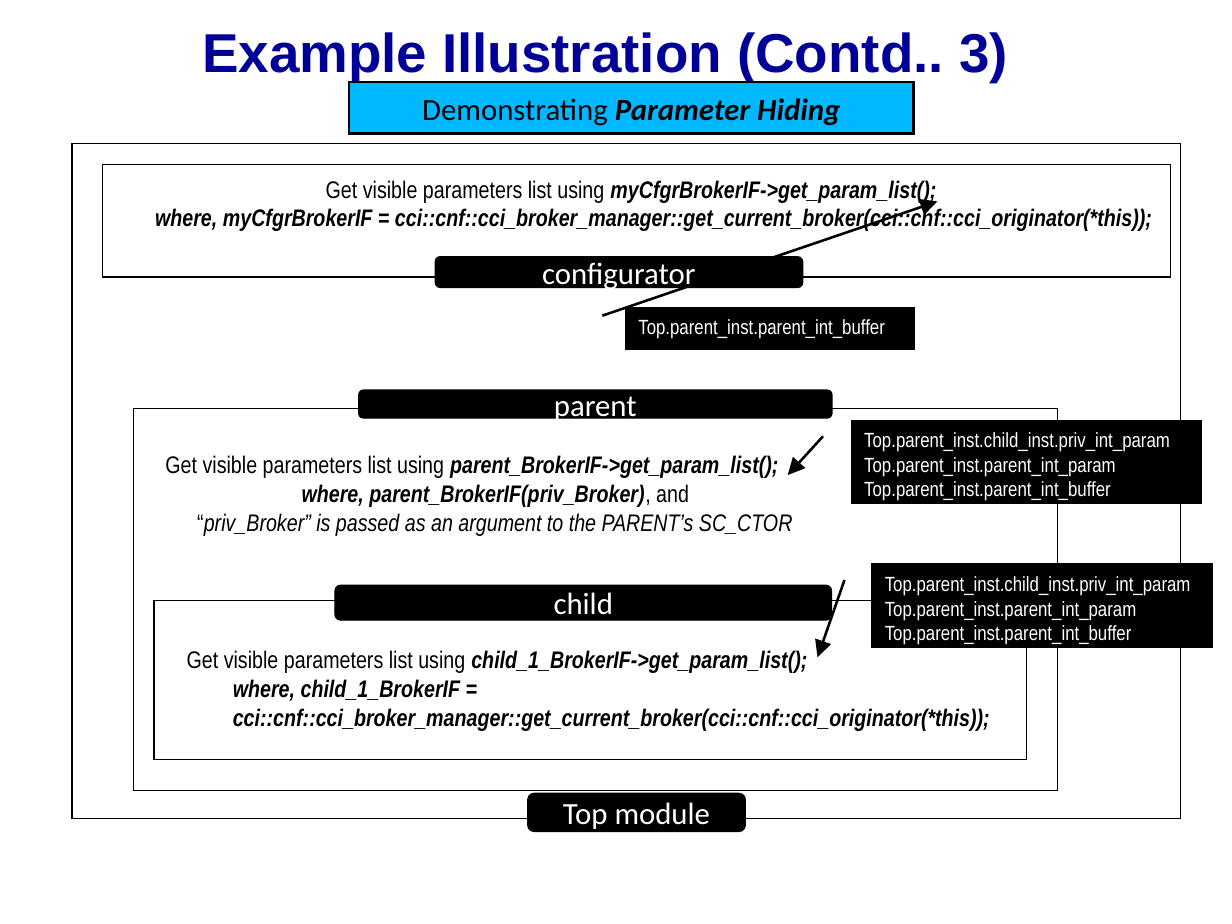
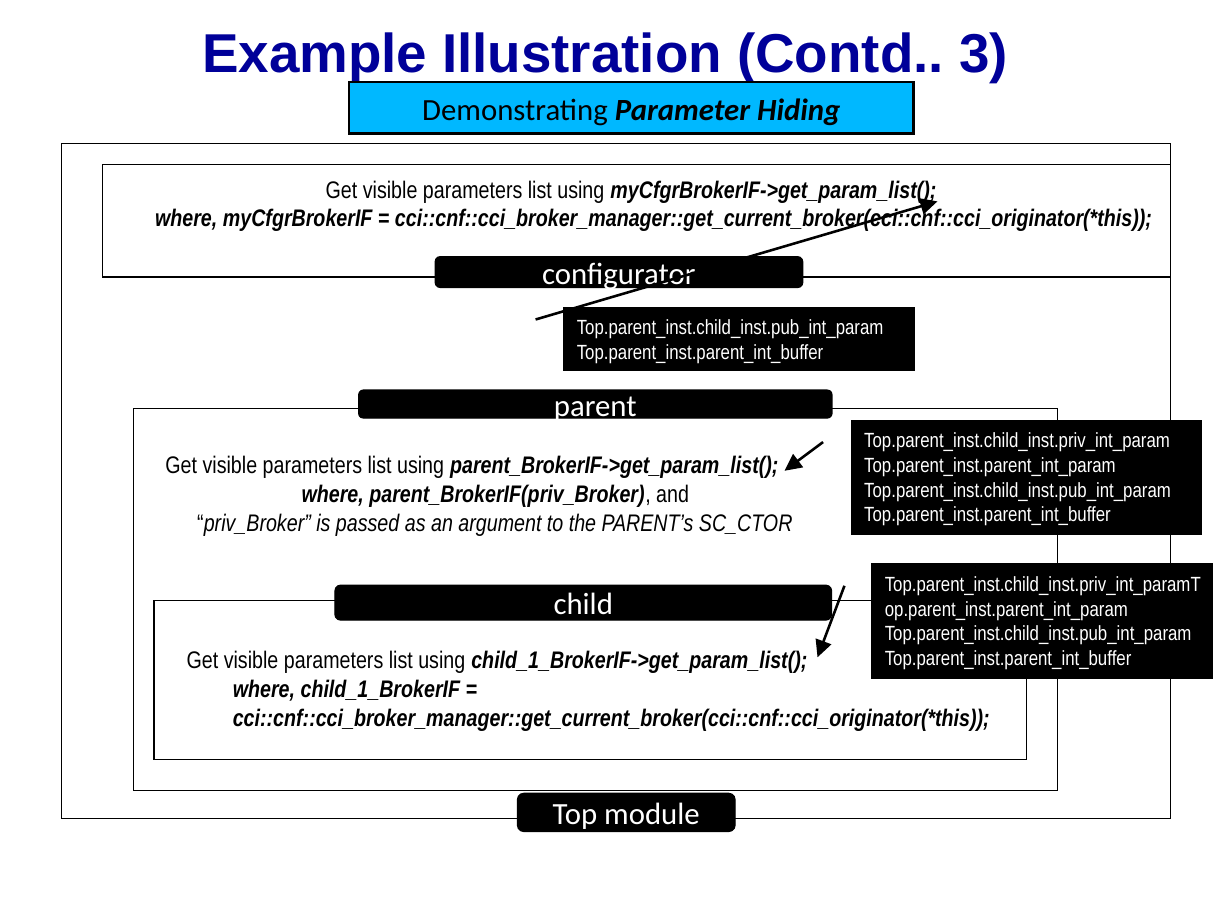
Before and after one commit to accellera-official/cci, a slide deck: slide 6 of examples/ex14_Hiding_Parameters/docs/ex14_Hiding_Parameters.ppt. Drawn at 1232x924 pixels with LibreOffice and Linux fonts; fonts in the diff are those of the drawing; background and template pictures are left out. Boxes give left, top, right and bottom in pixels: in the first picture for what was removed or moved away, otherwise in the second. Text is boxed around its words. In the diff, an @@ line names an element or a change of style, - is before the commit and + after.

```diff
--- a/examples/ex14_Hiding_Parameters/docs/ex14_Hiding_Parameters.ppt
+++ b/examples/ex14_Hiding_Parameters/docs/ex14_Hiding_Parameters.ppt
@@ rectangle: place and size @@
-rectangle at (71, 144, 1180, 819)
+rectangle at (62, 144, 1170, 819)
@@ proportions changed in 3 elements at (853, 421, 1201, 535), (872, 564, 1211, 678), (564, 308, 913, 370) @@
@@ border callout "Top.parent_inst.child_inst.pub_int_param": place and size @@
-border callout "Top.parent_inst.child_inst.pub_int_param" at (626, 308, 913, 349)
+border callout "Top.parent_inst.child_inst.pub_int_param" at (564, 308, 913, 370)
@@ text in border callout at (577, 319, 884, 339): paragraph added @@
+Top.parent_inst.child_inst.pub_int_param
@@ border callout "Top.parent_inst.child_inst.priv_int_param Top.parent_inst.pa ...": place and size @@
-border callout "Top.parent_inst.child_inst.priv_int_param Top.parent_inst.pa ..." at (853, 421, 1201, 504)
+border callout "Top.parent_inst.child_inst.priv_int_param Top.parent_inst.pa ..." at (853, 421, 1201, 535)
@@ text in border callout at (864, 432, 1171, 501): text changed @@
-Top.parent_inst.child_inst.priv_int_param
-Top.parent_inst.parent_int_param
+Top.parent_inst.child_inst.priv_int_param
+Top.parent_inst.parent_int_param
+Top.parent_inst.child_inst.pub_int_param
@@ border callout "Top.parent_inst.child_inst.priv_int_paramTop.parent_inst.par ...": place and size @@
-border callout "Top.parent_inst.child_inst.priv_int_paramTop.parent_inst.par ..." at (872, 564, 1211, 647)
+border callout "Top.parent_inst.child_inst.priv_int_paramTop.parent_inst.par ..." at (872, 564, 1211, 678)
@@ text in border callout at (885, 576, 1201, 645): text changed @@
-Top.parent_inst.child_inst.priv_int_param
-Top.parent_inst.parent_int_param
+Top.parent_inst.child_inst.priv_int_paramTop.parent_inst.parent_int_param
+Top.parent_inst.child_inst.pub_int_param
@@ rounded rectangle "Top module": place and size @@
-rounded rectangle "Top module" at (527, 793, 745, 832)
+rounded rectangle "Top module" at (517, 793, 736, 832)
```
Also in this commit, not shown: 7 other slides changed, 1 slide added.
